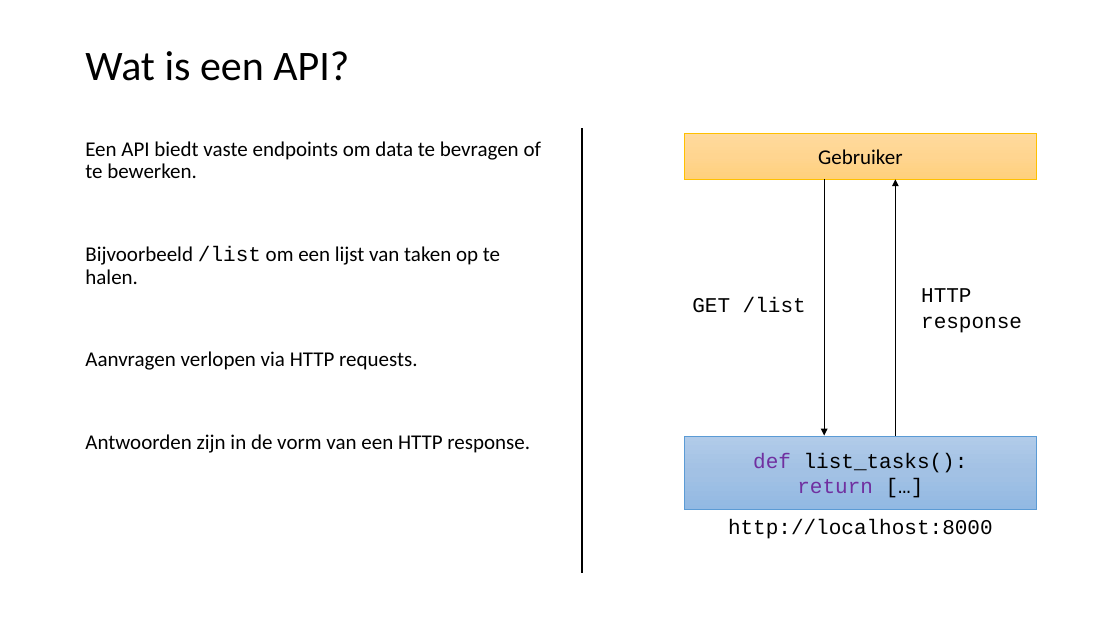
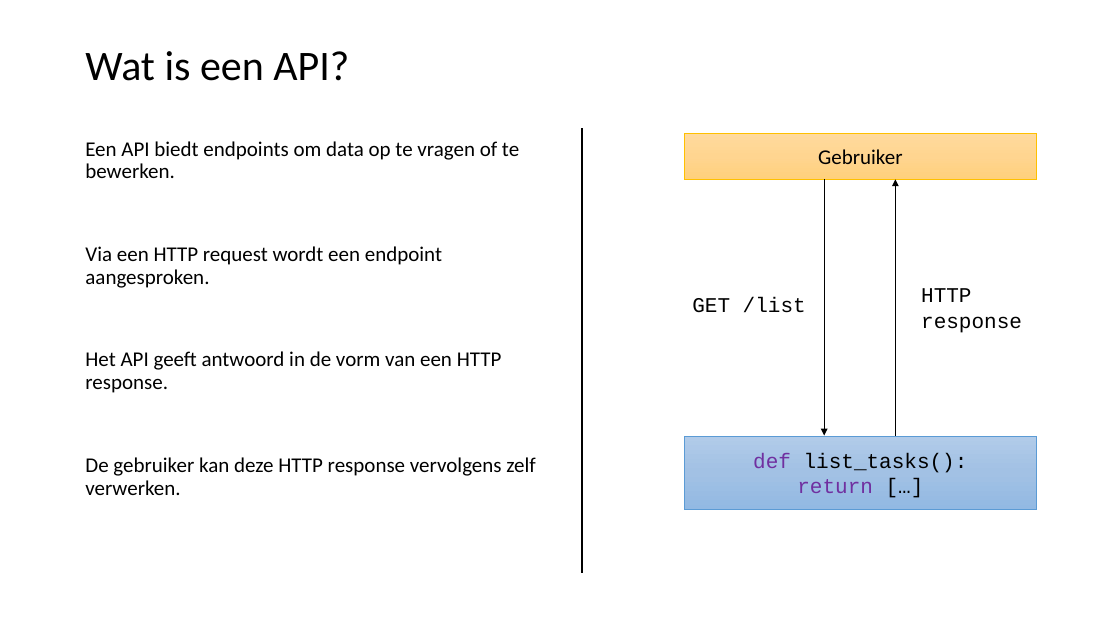
Before and after one commit to LFKoning/knowledge-sharing, a slide deck: slide 21 of python_course_4p/4_api_app/4_api_app.pptx (slide 19 before the commit). Drawn at 1120x630 pixels with LibreOffice and Linux fonts; fonts in the diff are those of the drawing. Boxes give left, top, right and bottom in pixels: in the first picture for what was removed or moved away, otherwise in the second. Text is boxed around its words. In the diff, an @@ line names an element or a change of style, - is before the commit and + after.

```diff
--- a/python_course_4p/4_api_app/4_api_app.pptx
+++ b/python_course_4p/4_api_app/4_api_app.pptx
@@ text at box(85, 141, 535, 495): text changed @@
-Een API biedt vaste endpoints om data te bevragen of te bewerken.
-Bijvoorbeeld /list om een lijst van taken op te halen.
-Aanvragen verlopen via HTTP requests.
-Antwoorden zijn in de vorm van een HTTP response.
+Een API biedt endpoints om data op te vragen of te bewerken.
+Via een HTTP request wordt een endpoint aangesproken.
+Het API geeft antwoord in de vorm van een HTTP response.
+De gebruiker kan deze HTTP response vervolgens zelf verwerken.
@@ text removed at box(728, 519, 993, 539) @@
-http://localhost:8000
```
Also in this commit, not shown: 21 other slides changed, 5 slides added, 1 slide removed, 7 other files.
